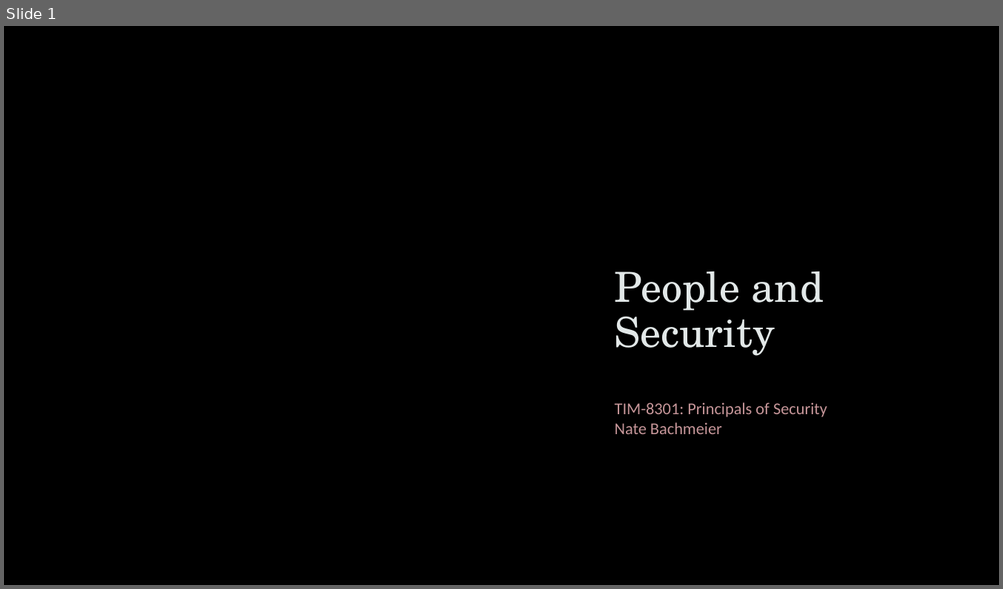
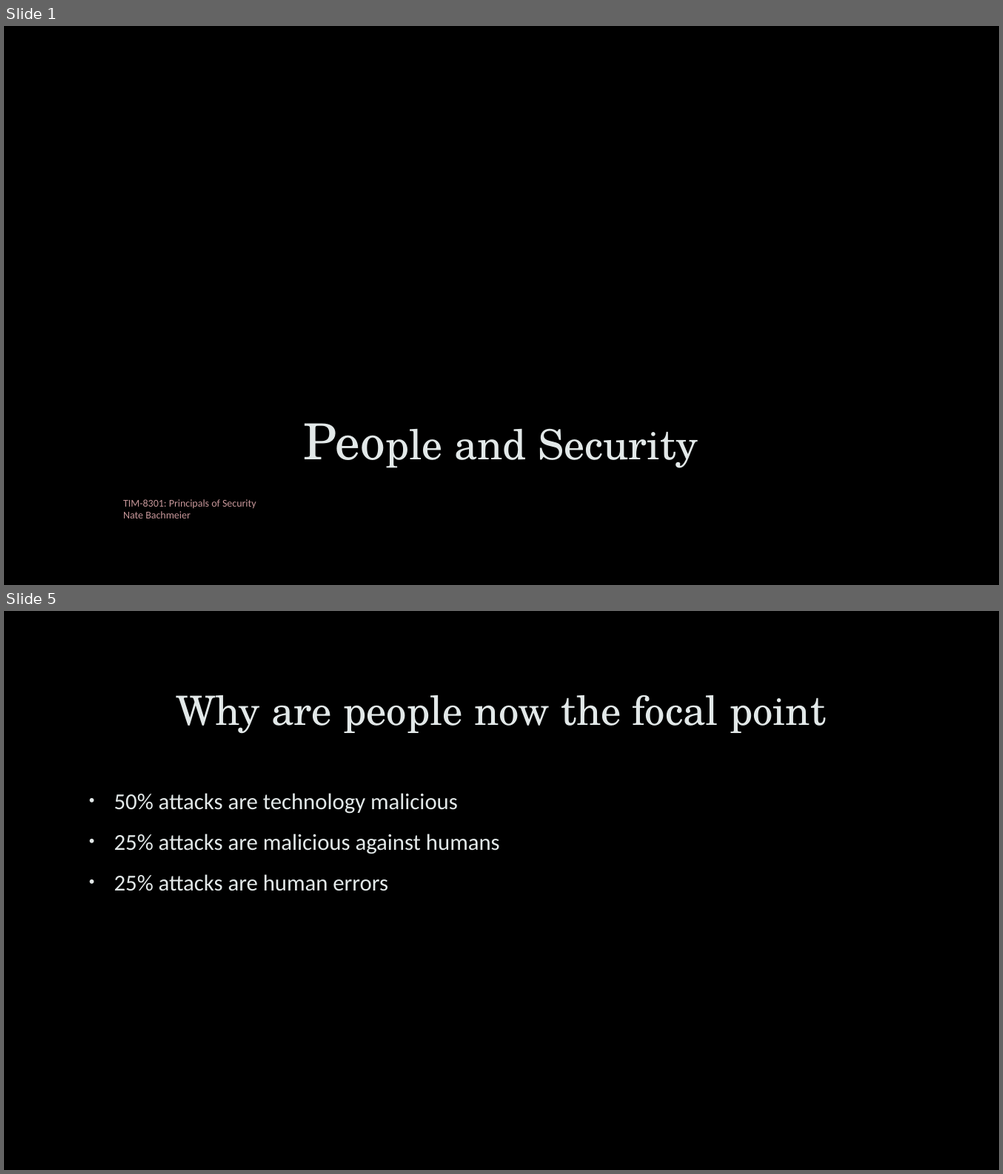
Before and after one commit to dr-natetorious/TIM-8301-Principals_of_CyberSecurity, a slide deck: Week2_PeopleAspects/People and Security.pptx. Shown one above the other, each under a label of ours: slide 1 before the commit, slides 1 and 5 after it; the slides between them are not shown. The pictures are 1003x589 and 1003x1174 pixels, drawn with LibreOffice and Linux fonts; fonts in the diff are those of the drawing; background and template pictures are left out. Boxes give left, top, right and bottom in pixels: in the first picture for what was removed or moved away, otherwise in the second. Text is boxed around its words. In the diff, an @@ line names an element or a change of style, - is before the commit and + after.

```diff
--- a/Week2_PeopleAspects/People and Security.pptx
+++ b/Week2_PeopleAspects/People and Security.pptx
@@ slide 5 added at (4,611,999,1170), background picture (left out) @@
@@ title added at (176,695,825,734), 39 pt, text #E2E8E8 @@
+Why are people now the focal point
@@ text added at (114,793,500,891), 22 pt, text #E2E8E8 @@
+• 50% attacks are technology malicious
+• 25% attacks are malicious against humans
+• 25% attacks are human errors
@@ slide 1 changed as well @@
@@ freeform shape removed at (583,142,918,471) @@
@@ rectangle added at (4,371,999,585), fill gradient #000000 @@
@@ title "People and Security": place and size @@
-title "People and Security" at (614,271,823,356)
+title "People and Security" at (454,429,698,469)
@@ title "People and Security" at (454,429,698,469): size 40 to 48 pt in "People"; alignment left to centre @@
@@ subtitle "TIM-8301: Principals of Security Nate ...": place and size @@
-subtitle "TIM-8301: Principals of Security Nate ..." at (614,403,827,434)
+subtitle "TIM-8301: Principals of Security Nate ..." at (123,500,256,519)
@@ subtitle "TIM-8301: Principals of Security Nate ..." at (123,500,256,519): size 16 to 10 pt; line spacing 1 to 0.9; less space between paragraphs @@
```
Also in this commit, not shown: 3 other slides changed, 13 other slides added, 6 slides removed, 2 other files.
